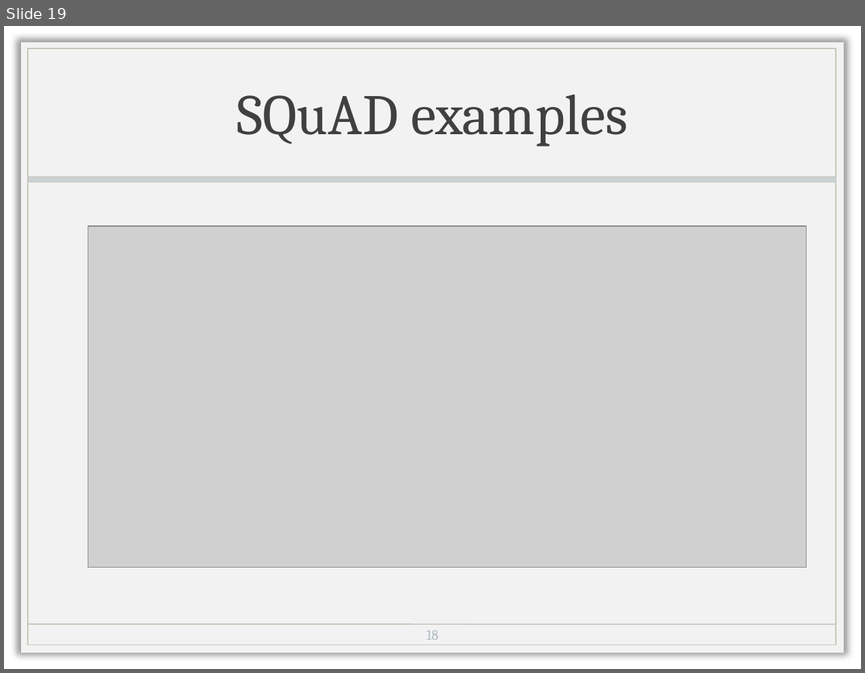
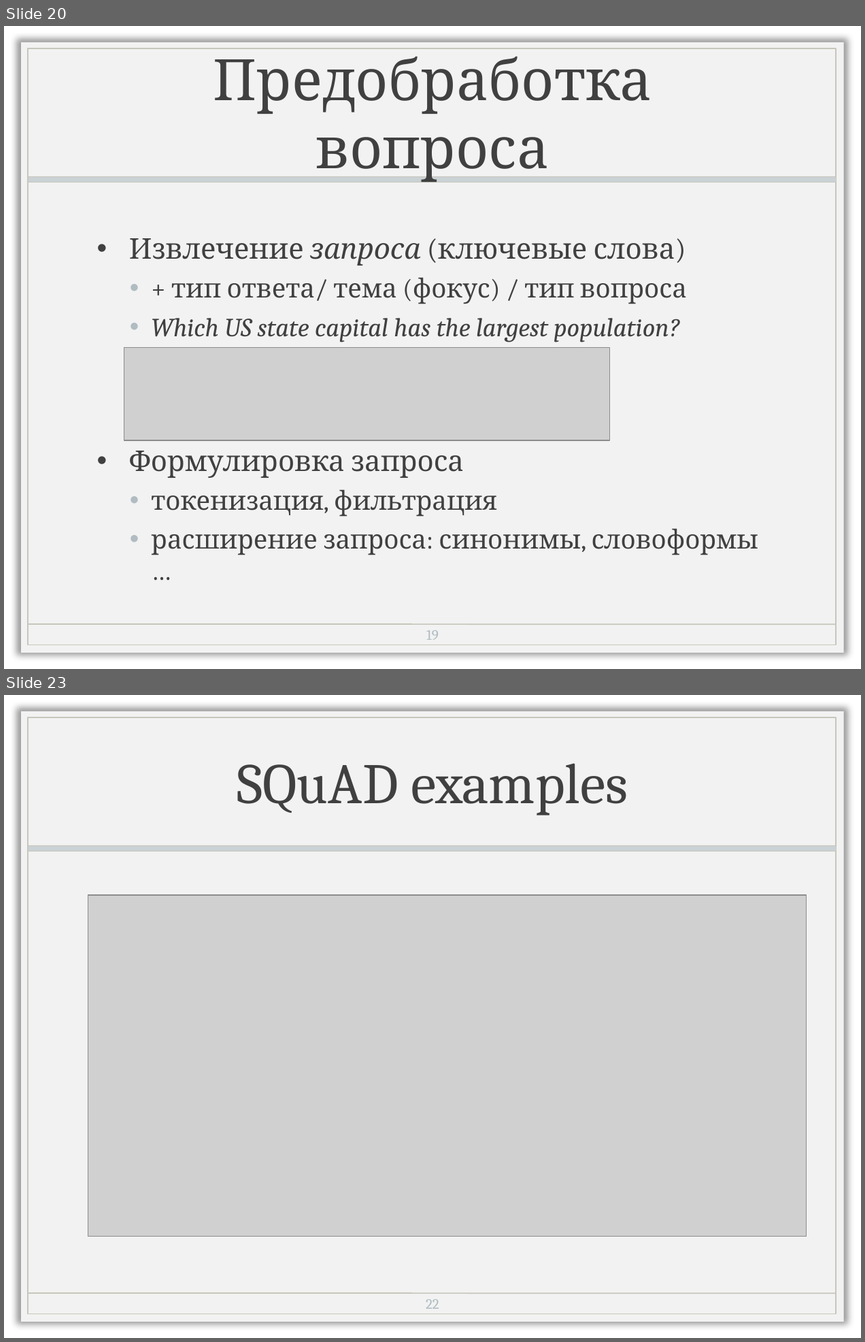
Before and after one commit to named-entity/hse-nlp, a slide deck: 4th_year/Slides/8_information-extraction.pptx. Shown one above the other, each under a label of ours: slide 19 before the commit, slides 20 and 23 after it; the slides between them are not shown. The pictures are 865x673 and 865x1342 pixels, drawn with LibreOffice and Linux fonts; fonts in the diff are those of the drawing; grey boxes stand for pictures; background and template pictures are left out. Boxes give left, top, right and bottom in pixels: in the first picture for what was removed or moved away, otherwise in the second. Text is boxed around its words. In the diff, an @@ line names an element or a change of style, - is before the commit and + after.

```diff
--- a/4th_year/Slides/8_information-extraction.pptx
+++ b/4th_year/Slides/8_information-extraction.pptx
@@ slide 20 added at (4, 26, 861, 669), background picture (left out); not listed: 4 template elements that a slide beside it also shows @@
@@ title added at (213, 48, 652, 182), 48 pt, text #404040 @@
+Предобработка вопроса
@@ text added at (129, 238, 759, 555), 22 pt, text #404040 @@
+• Извлечение запроса (ключевые слова)
+  • + тип ответа/ тема (фокус) / тип вопроса
+  • Which US state capital has the largest population?
+• Формулировка запроса
+  • токенизация, фильтрация
+  • расширение запроса: синонимы, словоформы …
@@ picture added at (124, 347, 610, 440) @@
@@ page number added at (426, 630, 439, 639), 12 pt, text #B0BCC1 @@
+19
@@ what was slide 19 is now slide 23 @@
@@ page number at (426, 1299, 439, 1308): text changed @@
-18
+22
```
Also in this commit, not shown: 5 other slides added, 1 other file.
